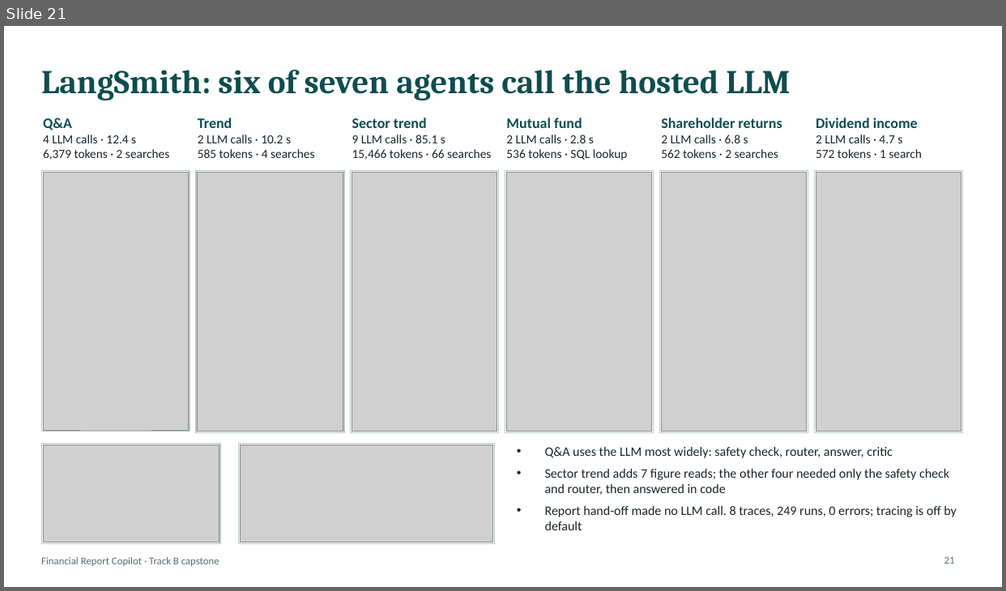
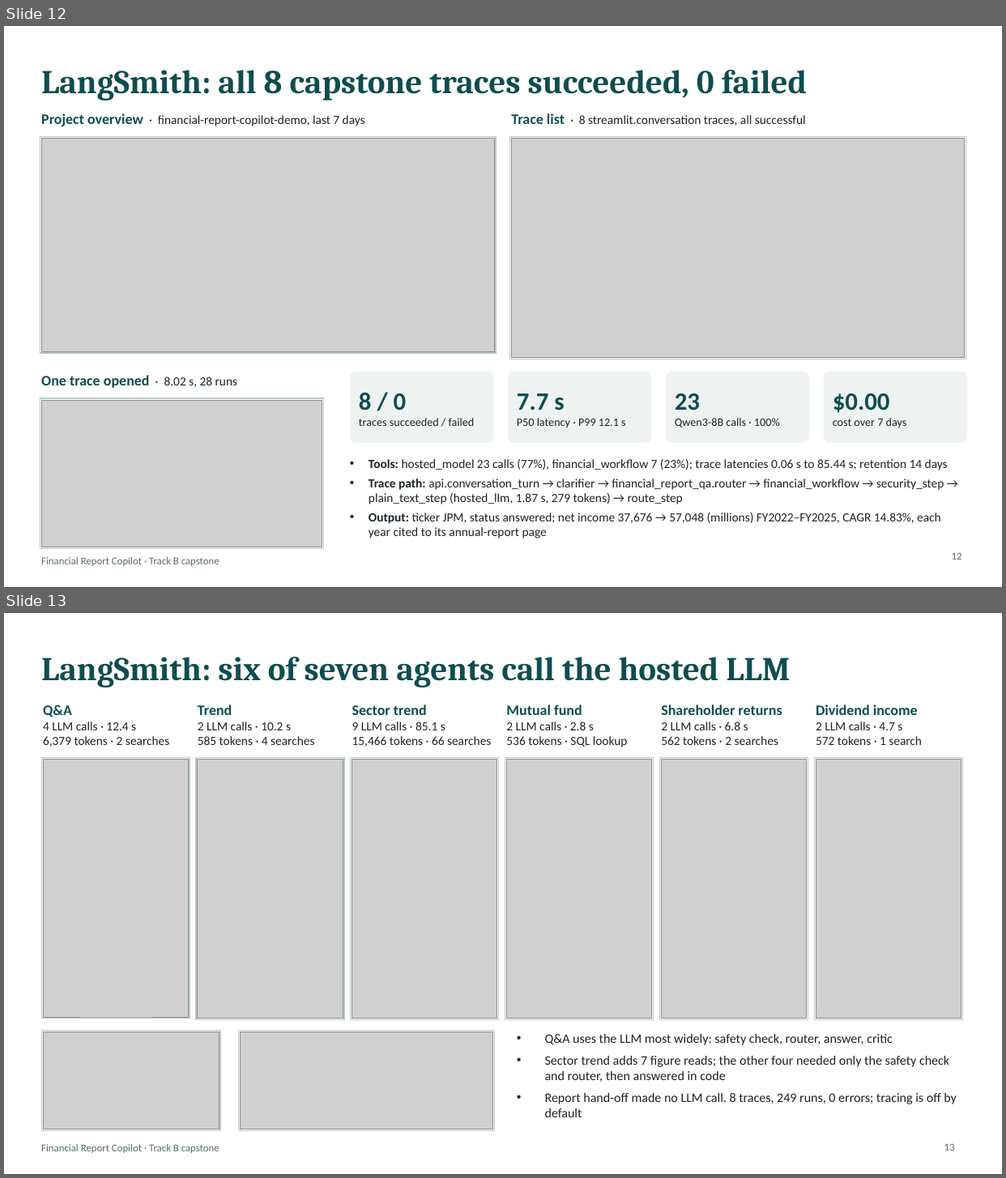
Before and after one commit to rama159065/Capstone, a slide deck: Financial_Report_Copilot_Technical_Deck.pptx. Shown one above the other, each under a label of ours: slide 21 before the commit, slides 12 and 13 after it. The pictures are 1006x591 and 1006x1178 pixels, drawn with LibreOffice and Linux fonts; fonts in the diff are those of the drawing; grey boxes stand for pictures. Boxes give left, top, right and bottom in pixels: in the first picture for what was removed or moved away, otherwise in the second. Text is boxed around its words. In the diff, an @@ line names an element or a change of style, - is before the commit and + after.

```diff
--- a/Financial_Report_Copilot_Technical_Deck.pptx
+++ b/Financial_Report_Copilot_Technical_Deck.pptx
@@ slide 12 added at box(4, 26, 1002, 587), background #FFFFFF; not listed: 1 template element that a slide beside it also shows @@
@@ title added at box(41, 70, 807, 101), 32 pt, text #0E4D4F, bold @@
+LangSmith: all 8 capstone traces succeeded, 0 failed
@@ text added at box(41, 113, 365, 126), 12 pt, text #1B2328 @@
+Project overview · financial-report-copilot-demo, last 7 days
@@ text added at box(511, 113, 806, 126), 12 pt, text #1B2328 @@
+Trace list · 8 streamlit.conversation traces, all successful
@@ rectangle added at box(40, 137, 496, 353), fill #FFFFFF, outline #B9C9C7 1 pt @@
@@ picture added at box(41, 139, 494, 352) @@
@@ rectangle added at box(510, 137, 966, 359), fill #FFFFFF, outline #B9C9C7 1 pt @@
@@ picture added at box(512, 139, 965, 357) @@
@@ text added at box(41, 375, 238, 388), 14 pt, text #0E4D4F, bold @@
+One trace opened · 8.02 s, 28 runs
@@ rounded rectangle added at box(350, 372, 493, 443), fill #EEF3F2 @@
@@ rounded rectangle added at box(508, 372, 651, 443), fill #EEF3F2 @@
@@ rounded rectangle added at box(666, 372, 809, 443), fill #EEF3F2 @@
@@ rounded rectangle added at box(824, 372, 967, 443), fill #EEF3F2 @@
@@ rectangle added at box(40, 399, 324, 549), fill #FFFFFF, outline #B9C9C7 1 pt @@
@@ picture added at box(41, 400, 322, 548) @@
@@ text added at box(359, 392, 475, 426), 11 pt, text #1B2328 @@
+8 / 0
+traces succeeded / failed
@@ text added at box(517, 394, 626, 429), 11 pt, text #1B2328 @@
+7.7 s
+P50 latency · P99 12.1 s
@@ text added at box(675, 393, 780, 428), 11 pt, text #1B2328 @@
+23
+Qwen3-8B calls · 100%
@@ text added at box(833, 394, 907, 429), 11 pt, text #1B2328 @@
+$0.00
+cost over 7 days
@@ text added at box(368, 459, 948, 539), 12 pt, text #1B2328 @@
+• Tools: hosted_model 23 calls (77%), financial_workflow 7 (23%); trace latencies 0.06 s to 85.44 s; retention 14 days
+• Trace path: api.conversation_turn → clarifier → financial_report_qa.router → financial_workflow → security_step → plain_text_step (hosted_llm, 1.87 s, 279 tokens) → route_step
+• Output: ticker JPM, status answered; net income 37,676 → 57,048 (millions) FY2022–FY2025, CAGR 14.83%, each year cited to its annual-report page
@@ page number added at box(952, 552, 962, 560), 10 pt, text #5B6B73 @@
+12
@@ what was slide 21 is now slide 13 @@
@@ page number at box(944, 1144, 955, 1151): text changed @@
-21
+13
```
Also in this commit, not shown: 14 slides changed, 17 slides removed, 1 other file.
